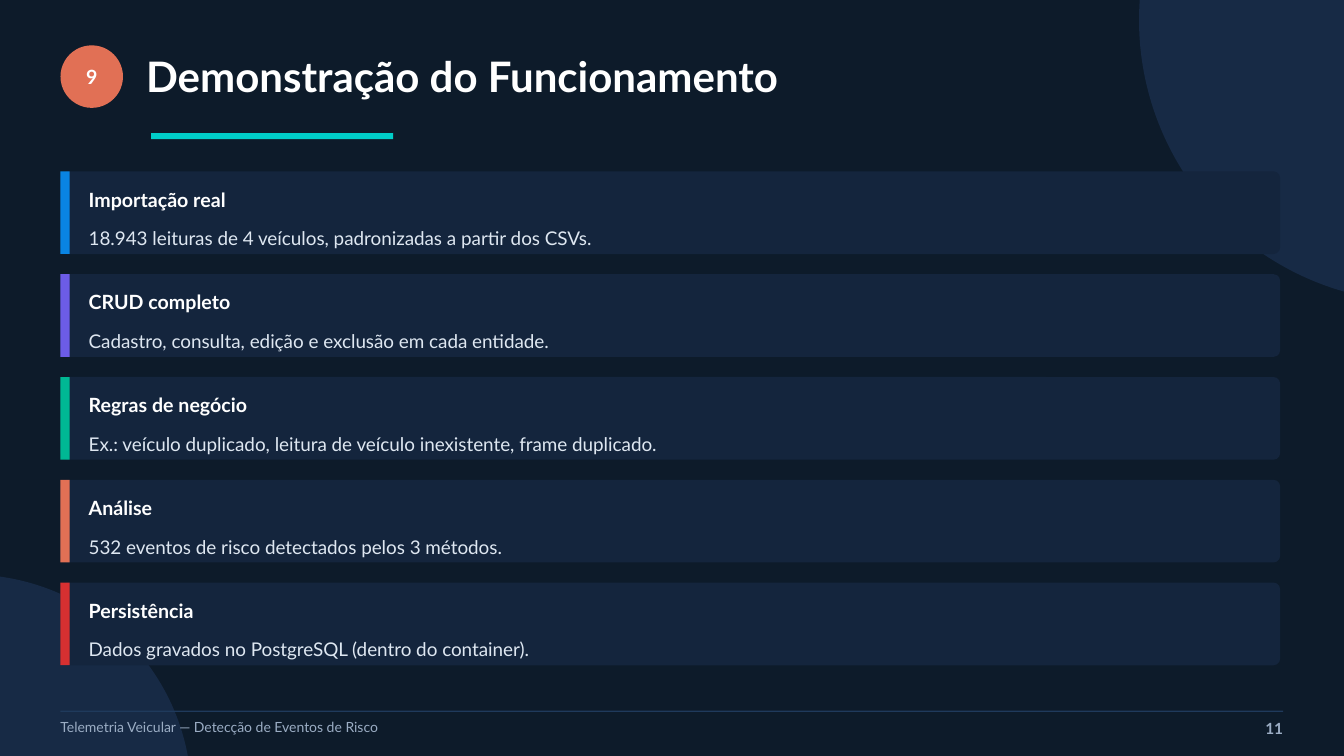
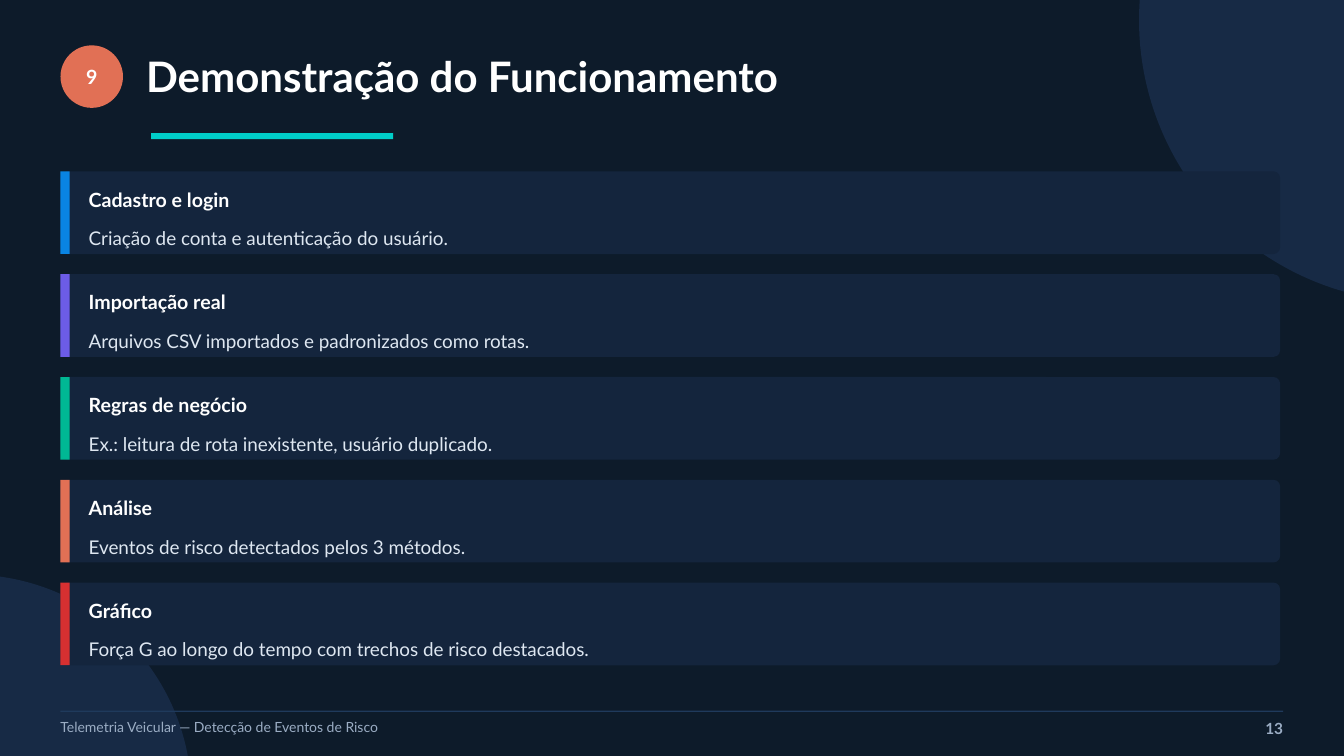
Before and after one commit to joaomauricio22/sensores-iot, a slide deck: slide 13 of apresentacao/slides_pav.pptx (slide 11 before the commit). Drawn at 1344x756 pixels with LibreOffice and Linux fonts; fonts in the diff are those of the drawing. Boxes give left, top, right and bottom in pixels: in the first picture for what was removed or moved away, otherwise in the second. Text is boxed around its words. In the diff, an @@ line names an element or a change of style, - is before the commit and + after.

```diff
--- a/apresentacao/slides_pav.pptx
+++ b/apresentacao/slides_pav.pptx
@@ text added at bbox=[89, 192, 229, 211], 14 pt, text #FFFFFF, bold @@
+Cadastro e login
@@ text at bbox=[89, 231, 448, 249]: text changed @@
-18.943 leituras de 4 veículos, padronizadas a partir dos CSVs.
+Criação de conta e autenticação do usuário.
@@ text "Importação real": place and size @@
-text "Importação real" at bbox=[89, 192, 225, 211]
+text "Importação real" at bbox=[89, 294, 225, 313]
@@ text removed at bbox=[89, 294, 230, 313] @@
-CRUD completo
@@ text at bbox=[89, 334, 530, 352]: text changed @@
-Cadastro, consulta, edição e exclusão em cada entidade.
+Arquivos CSV importados e padronizados como rotas.
@@ text at bbox=[89, 437, 492, 455]: text changed @@
-Ex.: veículo duplicado, leitura de veículo inexistente, frame duplicado.
+Ex.: leitura de rota inexistente, usuário duplicado.
@@ text at bbox=[89, 540, 466, 558]: text changed @@
-532 eventos de risco detectados pelos 3 métodos.
+Eventos de risco detectados pelos 3 métodos.
@@ text at bbox=[89, 603, 152, 618]: text changed @@
-Persistência
+Gráfico
@@ text at bbox=[89, 642, 589, 660]: text changed @@
-Dados gravados no PostgreSQL (dentro do container).
+Força G ao longo do tempo com trechos de risco destacados.
@@ text at bbox=[1265, 723, 1283, 734]: text changed @@
-11
+13
```
Also in this commit, not shown: 7 other slides changed, 3 slides added, 1 slide removed, 10 other files.
